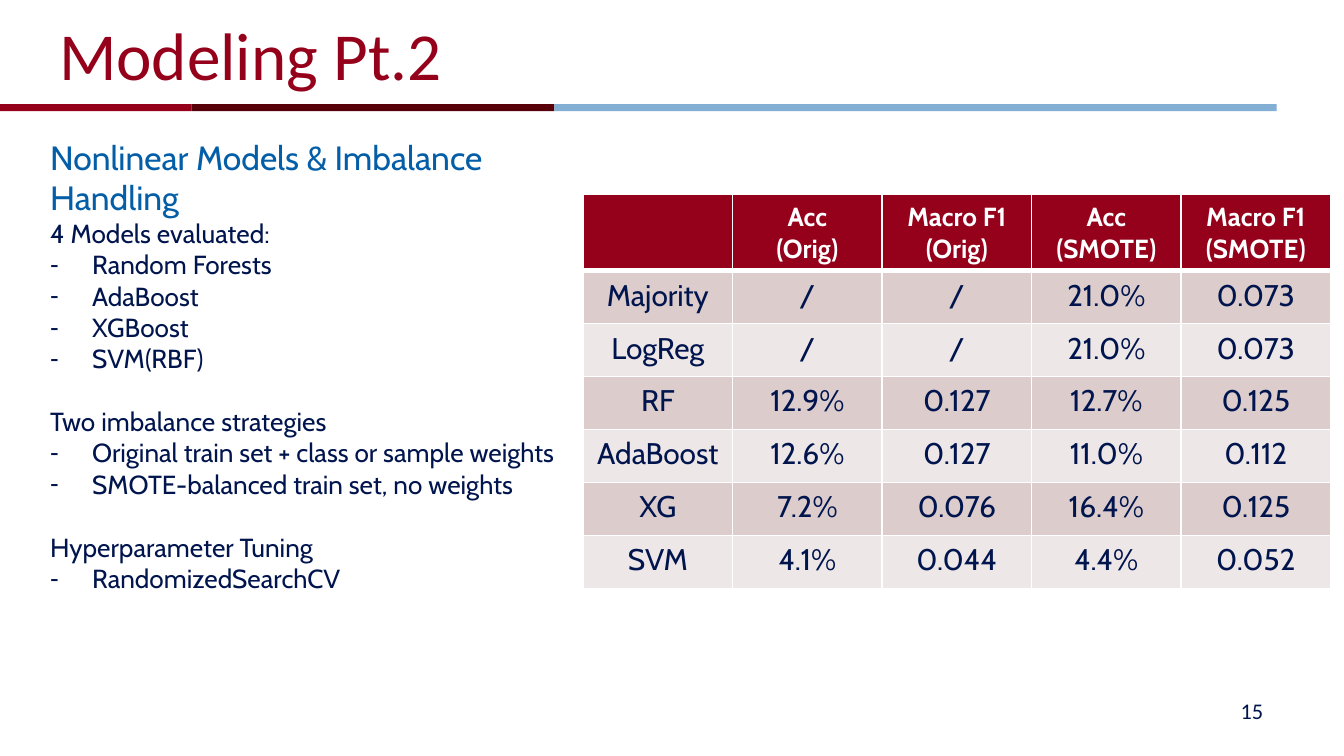
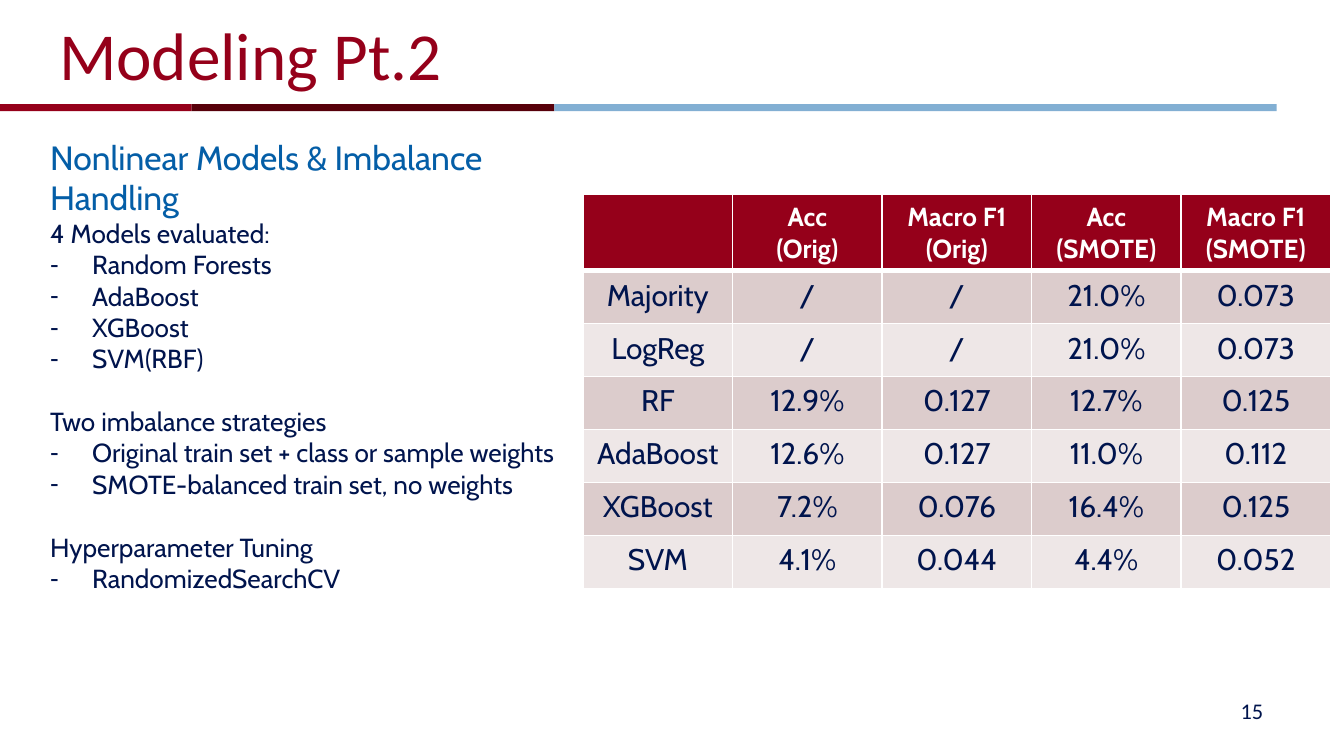
Before and after one commit to jingyig16/ufo-sightings, a slide deck: slide 15 of pre.pptx. Drawn at 1344x756 pixels with LibreOffice and Linux fonts; fonts in the diff are those of the drawing; background and template pictures are left out. Boxes give left, top, right and bottom in pixels: in the first picture for what was removed or moved away, otherwise in the second. Text is boxed around its words. In the diff, an @@ line names an element or a change of style, - is before the commit and + after.

```diff
--- a/pre.pptx
+++ b/pre.pptx
@@ table at box(583, 195, 1329, 575) @@
-row 6, column 1: XG
+row 6, column 1: XGBoost
```
Also in this commit, not shown: 1 other slide changed, 1 other file.
